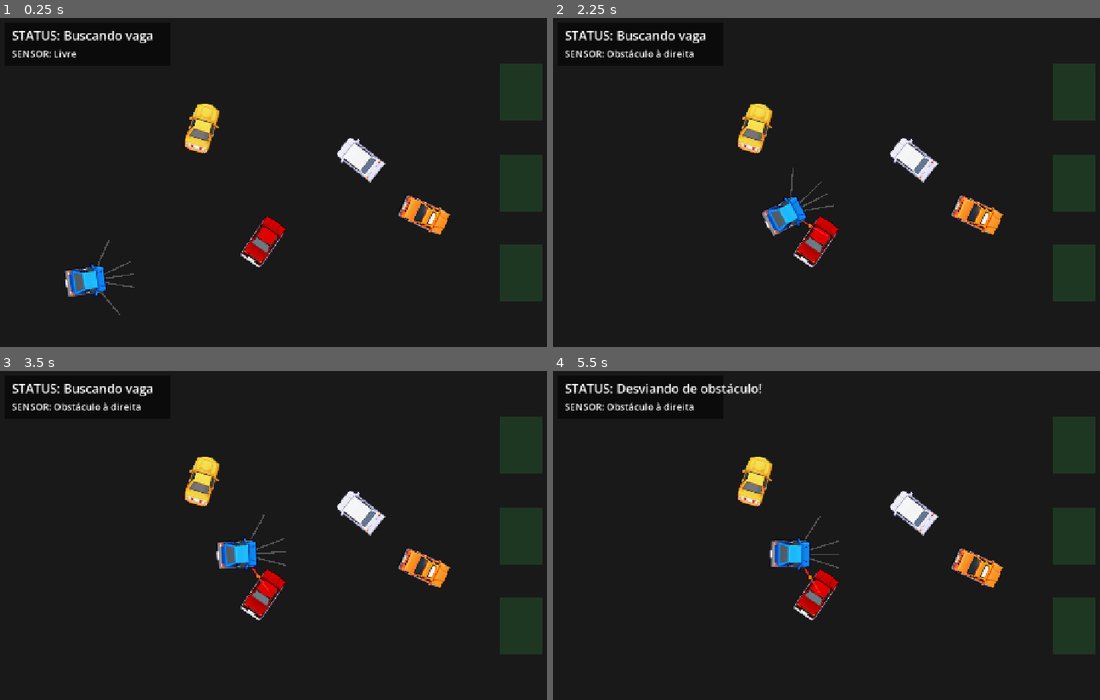
Above: before the commit, frames 1-4 (two rows, left to right).
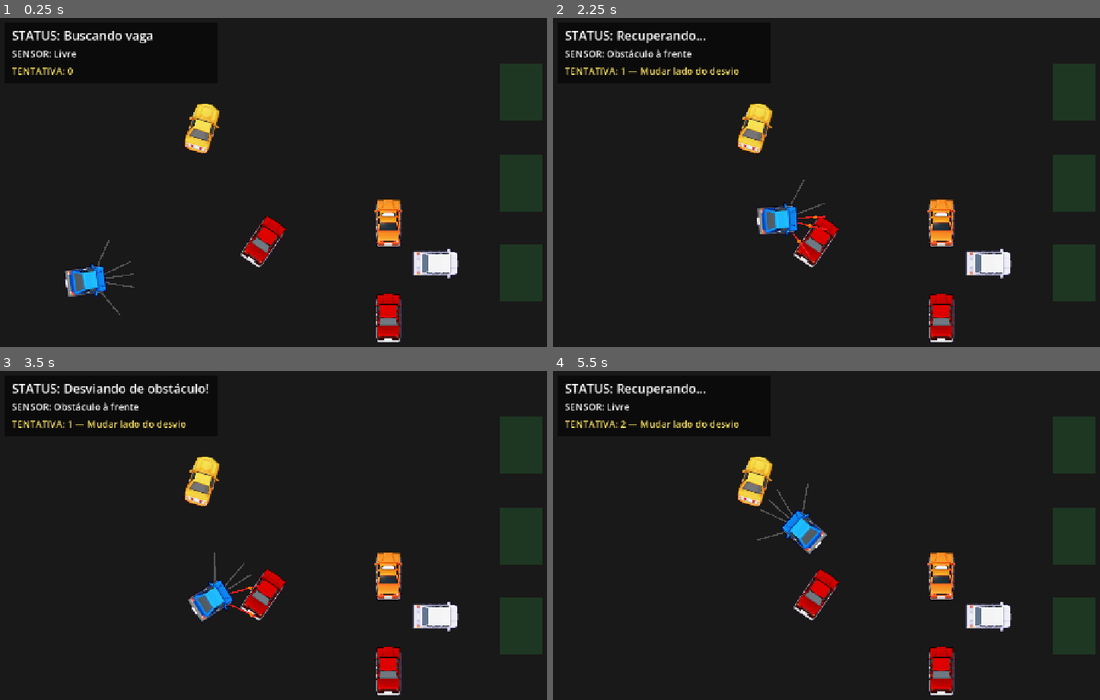
Above: after the commit, the same moments.

Repository: omurilomota/estacionamento-automatico-godot
Game: Godot game, scene res://scenes/Mundo.tscn
Same seed, same stepped clock (60 frames per second), same inputs: the game is played once before the commit and once after it. Before the commit the project has no main scene; this scene is started directly in both runs.
Inputs:
- Up to frame 1 (0.25 s): no input
- Up to frame 2 (2.25 s): no input
- Up to frame 3 (3.5 s): no input
- Up to frame 4 (5.5 s): no input

The runs differ from the first frame. In frame 1, 3.3% of the frame differs, in the area x 2-84%, y 15-99%; in frame 2, 4.8%; in frame 3, 5.5%; in frame 4, 5.5%, in the area x 2-84%, y 3-99%.

Commit message:
Comportamento agêntico: recuperação com tentativas e estratégias
- Carro.gd: estado RECUPERANDO, detecção de travamento (tempo sem
  progresso ou oscilação), 4 estratégias escalonadas (viés de desvio,
  contornar, ré, desistir) e sinais tentativa_mudou/pedir_nova_vaga
- Mundo.gd: label TENTATIVA e troca automática para vaga livre
- Mundo.tscn: beco sem saída (U de obstáculos) e rota nova
- Metadados migrados pelo editor Godot 4.7 (.uid, .import, project.godot)

Diff:
--- a/project.godot
+++ b/project.godot
@@ -11,9 +11,10 @@
 [application]
 
 config/name="Estacionamento Autônomo"
-config/main_scene="res://scenes/Mundo.tscn"
+run/main_scene="res://scenes/Mundo.tscn"
 config/features=PackedStringArray("4.7", "GL Compatibility")
 config/icon="res://icon.svg"
+config/main_scene="res://scenes/Mundo.tscn"
 
 [display]
 
--- a/scenes/Mundo.tscn
+++ b/scenes/Mundo.tscn
@@ -82,8 +82,8 @@
 shape = SubResource("RectangleShape2D_obstaculo")
 
 [node name="SuvBranco" type="StaticBody2D" parent="Obstaculos"]
-position = Vector2(760, 300)
-rotation = -0.9
+position = Vector2(920, 520)
+rotation = 1.5708
 collision_layer = 2
 
 [node name="Sprite2D" type="Sprite2D" parent="Obstaculos/SuvBranco"]
@@ -106,8 +106,8 @@
 shape = SubResource("RectangleShape2D_obstaculo")
 
 [node name="Taxi" type="StaticBody2D" parent="Obstaculos"]
-position = Vector2(900, 420)
-rotation = 2.0
+position = Vector2(820, 430)
+rotation = 0.0
 collision_layer = 2
 
 [node name="Sprite2D" type="Sprite2D" parent="Obstaculos/Taxi"]
@@ -117,6 +117,18 @@
 [node name="CollisionShape2D" type="CollisionShape2D" parent="Obstaculos/Taxi"]
 shape = SubResource("RectangleShape2D_obstaculo")
 
+[node name="SedanVermelho2" type="StaticBody2D" parent="Obstaculos"]
+position = Vector2(820, 630)
+rotation = 0.0
+collision_layer = 2
+
+[node name="Sprite2D" type="Sprite2D" parent="Obstaculos/SedanVermelho2"]
+texture = ExtResource("4_sedan")
+scale = Vector2(1.6, 1.6)
+
+[node name="CollisionShape2D" type="CollisionShape2D" parent="Obstaculos/SedanVermelho2"]
+shape = SubResource("RectangleShape2D_obstaculo")
+
 [node name="Waypoints" type="Node2D" parent="."]
 
 [node name="W1" type="Marker2D" parent="Waypoints"]
@@ -126,12 +138,15 @@
 position = Vector2(620, 400)
 
 [node name="W3" type="Marker2D" parent="Waypoints"]
-position = Vector2(900, 520)
+position = Vector2(700, 510)
 
 [node name="W4" type="Marker2D" parent="Waypoints"]
+position = Vector2(860, 520)
+
+[node name="W5" type="Marker2D" parent="Waypoints"]
 position = Vector2(1170, 640)
 
-[node name="W5" type="Marker2D" parent="Waypoints"]
+[node name="W6" type="Marker2D" parent="Waypoints"]
 position = Vector2(1100, 545)
 
 [node name="Carro" parent="." instance=ExtResource("2_carro")]
@@ -160,8 +175,8 @@
 [node name="Fundo" type="ColorRect" parent="UI/Control"]
 offset_left = 12.0
 offset_top = 12.0
-offset_right = 360.0
-offset_bottom = 104.0
+offset_right = 460.0
+offset_bottom = 140.0
 color = Color(0, 0, 0, 0.55)
 
 [node name="StatusLabel" type="Label" parent="UI/Control"]
@@ -181,3 +196,12 @@
 theme_override_colors/font_color = Color(1, 1, 1, 1)
 theme_override_font_sizes/font_size = 20
 text = "SENSOR: Livre"
+
+[node name="TentativaLabel" type="Label" parent="UI/Control"]
+offset_left = 28.0
+offset_top = 100.0
+offset_right = 620.0
+offset_bottom = 132.0
+theme_override_colors/font_color = Color(1, 0.9, 0.4, 1)
+theme_override_font_sizes/font_size = 20
+text = "TENTATIVA: 0"
--- a/scripts/Carro.gd
+++ b/scripts/Carro.gd
@@ -1,11 +1,14 @@
 extends CharacterBody2D
-## O CÉREBRO DO CARRO — Máquina de Estados (FSM).
+## O CÉREBRO DO CARRO — Máquina de Estados (FSM) com RECUPERAÇÃO.
 ## O carro nunca age "por script fixo": ele decide em tempo real
-## com base no que os sensores (RayCast2D) medem, igual um robô autônomo de verdade.
+## com base no que os sensores (RayCast2D) medem, igual um robô autônomo.
+## E se não consegue progredir, ele TENTA OUTRA ESTRATÉGIA (comportamento agêntico).
 
 signal estado_mudou(nome: String)
-
-enum Estado { BUSCANDO, DESVIANDO, ALINHANDO, ESTACIONADO }
+signal tentativa_mudou(tentativas: int, estrategia: String)
+signal pedir_nova_vaga
+
+enum Estado { BUSCANDO, DESVIANDO, ALINHANDO, ESTACIONADO, RECUPERANDO }
 
 # @export => aparece no Inspector. Ajuste sem abrir o código.
 @export var velocidade_maxima: float = 220.0
@@ -16,6 +19,22 @@
 @export var tolerancia_alinhamento: float = 0.03
 @export var debug_sensores: bool = true
 
+# Ajustes do comportamento agêntico (quando o carro fica "preso")
+@export var limite_tempo_preso: float = 4.0
+@export var limite_oscilacao: int = 6
+@export var max_tentativas_por_waypoint: int = 10
+@export var tempo_vies: float = 0.8
+@export var tempo_re: float = 1.0
+@export var distancia_waypoint_desvio: float = 160.0
+
+# Nomes bonitos das 4 estratégias (mostrados na UI)
+const ESTRATEGIAS := {
+	0: "Mudar lado do desvio",
+	1: "Contornar o obstáculo",
+	2: "Dar ré",
+	3: "Desistir do waypoint",
+}
+
 # @onready => pega referências aos nós filhos ANTES do _ready().
 # Os 3 raios frontais formam um "leque": cobre a largura real do carro.
 @onready var ray_frente_centro: RayCast2D = $RayFrenteCentro
@@ -30,12 +49,25 @@
 var rotacao_alvo: float = 0.0
 var posicao_alvo: Vector2 = Vector2.ZERO
 
+# Monitoramento de progresso no waypoint atual
+var tentativas: int = 0
+var tempo_no_waypoint: float = 0.0
+var distancia_minima_waypoint: float = INF
+var contador_oscilacao: int = 0
+var tempo_ignorar_sensor: float = 0.0
+
+# Estado da recuperação em andamento
+var estrategia: int = 0
+var tempo_estrategia: float = 0.0
+var vies_lado: int = 1
+
 
 func definir_waypoints(pontos: Array) -> void:
 	waypoints.clear()
 	for ponto in pontos:
 		waypoints.append(ponto)
 	indice_waypoint = 0
+	_resetar_tentativa()
 
 
 func entrar_estado_alinhando(rotacao_da_vaga: float, posicao_da_vaga: Vector2) -> void:
@@ -54,6 +86,8 @@
 			return "ALINHANDO"
 		Estado.ESTACIONADO:
 			return "ESTACIONADO"
+		Estado.RECUPERANDO:
+			return "RECUPERANDO"
 		_:
 			return "DESCONHECIDO"
 
@@ -74,6 +108,11 @@
 	# frame. force_raycast_update() manda calcular AGORA, sem atraso de leitura.
 	_atualizar_sensores()
 
+	# "Graça" após uma recuperação: ignora o sensor por um instante
+	# para o carro sair da posição antes de tentar desviar de novo.
+	if tempo_ignorar_sensor > 0.0:
+		tempo_ignorar_sensor -= delta
+
 	match estado:
 		Estado.BUSCANDO:
 			_processar_buscando(delta)
@@ -83,6 +122,8 @@
 			_processar_alinhando(delta)
 		Estado.ESTACIONADO:
 			velocity = Vector2.ZERO
+		Estado.RECUPERANDO:
+			_processar_recuperando(delta)
 
 	# move_and_slide() = "tenho uma velocidade, move e resolve colisões".
 	move_and_slide()
@@ -100,8 +141,14 @@
 		velocity = Vector2.ZERO
 		return
 
+	_atualizar_progresso(delta)
+	if _detectar_travamento():
+		_iniciar_recuperacao()
+		return
+
 	# Se qualquer raio frontal mede algo a menos de 80px, hora de desviar.
-	if distancia_frente() < 80.0:
+	# (pulado durante a "graça" da recuperação)
+	if tempo_ignorar_sensor <= 0.0 and distancia_frente() < 80.0:
 		_mudar_estado(Estado.DESVIANDO)
 		return
 
@@ -116,12 +163,17 @@
 
 	# Chegou perto o suficiente do waypoint? Avança para o próximo.
 	if global_position.distance_to(alvo) < tolerancia_chegada:
-		indice_waypoint = mini(indice_waypoint + 1, waypoints.size() - 1)
+		_chegou_no_waypoint()
 
 
 func _processar_desviando(delta: float) -> void:
 	# Melhoria: a direção é reavaliada TODO FRAME (não só quando entrou no desvio).
 	# Vira para o lado que o sensor mede com MAIS espaço livre.
+	_atualizar_progresso(delta)
+	if _detectar_travamento():
+		_iniciar_recuperacao()
+		return
+
 	rotation += _lado_com_mais_espaco() * velocidade_giro * delta
 
 	# Reduz a velocidade perto do obstáculo para conseguir curvar mais fechado.
@@ -151,6 +203,121 @@
 		_mudar_estado(Estado.ESTACIONADO)
 
 
+func _processar_recuperando(delta: float) -> void:
+	# Ações especiais das estratégias 0 (viés) e 2 (ré).
+	# As estratégias 1 e 3 já voltaram ao BUSCANDO na hora de iniciar.
+	tempo_estrategia += delta
+	match estrategia:
+		0:
+			# Viés: vira com insistência para o lado escolhido por um tempo curto.
+			rotation += vies_lado * velocidade_giro * delta
+			velocity = transform.x * velocidade_desvio
+			if tempo_estrategia >= tempo_vies:
+				_fim_recuperacao()
+		2:
+			# Ré: recua por 1 segundo para sair da situação.
+			velocity = -transform.x * velocidade_alinhamento
+			if tempo_estrategia >= tempo_re:
+				_fim_recuperacao()
+		_:
+			_fim_recuperacao()
+
+
+# --- COMPORTAMENTO AGÊNTICO (detecção de travamento e recuperação) --------
+
+func _atualizar_progresso(delta: float) -> void:
+	if waypoints.is_empty():
+		return
+	tempo_no_waypoint += delta
+	var dist: float = global_position.distance_to(waypoints[indice_waypoint])
+	distancia_minima_waypoint = minf(distancia_minima_waypoint, dist)
+
+
+func _detectar_travamento() -> bool:
+	# Regra 1: passou do tempo limite e a distância ao waypoint não caiu
+	# abaixo do mínimo registrado + folga => não está progredindo.
+	if tempo_no_waypoint > limite_tempo_preso:
+		var dist: float = global_position.distance_to(waypoints[indice_waypoint])
+		if dist > distancia_minima_waypoint + 20.0:
+			return true
+	# Regra 2: ficou indo e voltando entre desviar e buscar muitas vezes.
+	if contador_oscilacao >= limite_oscilacao:
+		return true
+	return false
+
+
+func _iniciar_recuperacao() -> void:
+	tentativas += 1
+	tempo_no_waypoint = 0.0
+	distancia_minima_waypoint = INF
+	contador_oscilacao = 0
+
+	if tentativas <= 3:
+		# Estratégia 0: teimoso — insiste em um lado específico do desvio.
+		estrategia = 0
+		vies_lado = -1 if tentativas % 2 == 0 else 1
+		tempo_estrategia = 0.0
+		_mudar_estado(Estado.RECUPERANDO)
+	elif tentativas <= 6:
+		# Estratégia 1: contorna — cria um waypoint temporário ao lado,
+		# então o carro dá a volta por fora e retoma o caminho.
+		estrategia = 1
+		_inserir_waypoint_desvio()
+		tempo_ignorar_sensor = 0.5
+		_mudar_estado(Estado.BUSCANDO)
+	elif tentativas <= 9:
+		# Estratégia 2: ré — recua para se reposicionar.
+		estrategia = 2
+		tempo_estrategia = 0.0
+		_mudar_estado(Estado.RECUPERANDO)
+	else:
+		# Estratégia 3: desiste — pula o waypoint; se era o último,
+		# pede para escolher outra vaga.
+		estrategia = 3
+		_desistir_waypoint()
+		_mudar_estado(Estado.BUSCANDO)
+
+	tentativa_mudou.emit(tentativas, ESTRATEGIAS[estrategia])
+
+
+func _inserir_waypoint_desvio() -> void:
+	# Um ponto temporário ao lado do carro, na direção com mais espaço.
+	var lado: int = _lado_com_mais_espaco()
+	var ponto: Vector2 = global_position + Vector2(0, 1).rotated(rotation + lado * PI / 2.0) * distancia_waypoint_desvio
+	waypoints.insert(indice_waypoint, ponto)
+
+
+func _desistir_waypoint() -> void:
+	# Zera a contagem para o PRÓXIMO waypoint começar com 10 tentativas novas.
+	_resetar_tentativa()
+	if indice_waypoint >= waypoints.size() - 1:
+		pedir_nova_vaga.emit()
+	else:
+		indice_waypoint += 1
+
+
+func _fim_recuperacao() -> void:
+	tempo_ignorar_sensor = 0.5
+	_mudar_estado(Estado.BUSCANDO)
+
+
+func _chegou_no_waypoint() -> void:
+	if indice_waypoint < waypoints.size() - 1:
+		indice_waypoint += 1
+		_resetar_tentativa()
+	else:
+		# Último waypoint: fica ali esperando a vaga chamar (sem "travar").
+		tempo_no_waypoint = 0.0
+
+
+func _resetar_tentativa() -> void:
+	tentativas = 0
+	tempo_no_waypoint = 0.0
+	distancia_minima_waypoint = INF
+	contador_oscilacao = 0
+	tempo_ignorar_sensor = 0.0
+
+
 # --- LÓGICA DOS SENSORES (o "radar") -------------------------------------
 
 func distancia_frente() -> float:
@@ -190,6 +357,11 @@
 func _mudar_estado(novo: Estado) -> void:
 	if novo == estado:
 		return
+	# Conta as trocas BUSCANDO <-> DESVIANDO: se isso se repetir demais,
+	# o carro está oscilando (zigue-zague) e deve entrar em recuperação.
+	if (estado == Estado.BUSCANDO and novo == Estado.DESVIANDO) or \
+		(estado == Estado.DESVIANDO and novo == Estado.BUSCANDO):
+		contador_oscilacao += 1
 	estado = novo
 	estado_mudou.emit(nome_estado())
 
--- a/scripts/Mundo.gd
+++ b/scripts/Mundo.gd
@@ -5,12 +5,15 @@
 	"DESVIANDO": "Desviando de obstáculo!",
 	"ALINHANDO": "Alinhando para estacionar",
 	"ESTACIONADO": "Estacionado!",
+	"RECUPERANDO": "Recuperando...",
 }
 
 @onready var carro: Node2D = $Carro
 @onready var waypoints: Node2D = $Waypoints
+@onready var vagas: Node2D = $Vagas
 @onready var label_status: Label = $UI/Control/StatusLabel
 @onready var label_sensor: Label = $UI/Control/SensorLabel
+@onready var label_tentativa: Label = $UI/Control/TentativaLabel
 
 
 func _ready() -> void:
@@ -19,8 +22,11 @@
 		pontos.append(wp.global_position)
 	carro.definir_waypoints(pontos)
 	carro.estado_mudou.connect(_ao_mudar_estado)
+	carro.tentativa_mudou.connect(_ao_mudar_tentativa)
+	carro.pedir_nova_vaga.connect(_ao_pedir_nova_vaga)
 	label_status.text = "STATUS: " + NOMES_ESTADO.get(carro.nome_estado(), carro.nome_estado())
 	label_sensor.text = "SENSOR: " + carro.descricao_sensor()
+	label_tentativa.text = "TENTATIVA: 0"
 
 
 func _process(_delta: float) -> void:
@@ -29,3 +35,17 @@
 
 func _ao_mudar_estado(nome: String) -> void:
 	label_status.text = "STATUS: " + NOMES_ESTADO.get(nome, nome)
+
+
+func _ao_mudar_tentativa(tentativas: int, estrategia: String) -> void:
+	label_tentativa.text = "TENTATIVA: %d — %s" % [tentativas, estrategia]
+
+
+func _ao_pedir_nova_vaga() -> void:
+	# O carro esgotou as tentativas no último waypoint: escolhe a primeira vaga livre.
+	for vaga in vagas.get_children():
+		if not vaga.ocupada:
+			label_tentativa.text = "TENTATIVA: 0 — Procurando outra vaga"
+			carro.definir_waypoints([vaga.global_position])
+			return
+	label_status.text = "STATUS: Sem vagas livres"
Not shown, added: assets/sprites/carro.png.import
Not shown, added: assets/sprites/musclecar_amarelo.png.import
Not shown, added: assets/sprites/sedan_vermelho.png.import
Not shown, added: assets/sprites/suv_branco.png.import
Not shown, added: assets/sprites/taxi.png.import
Not shown, added: scripts/Carro.gd.uid
Not shown, added: scripts/Mundo.gd.uid
Not shown, added: scripts/Vaga.gd.uid
